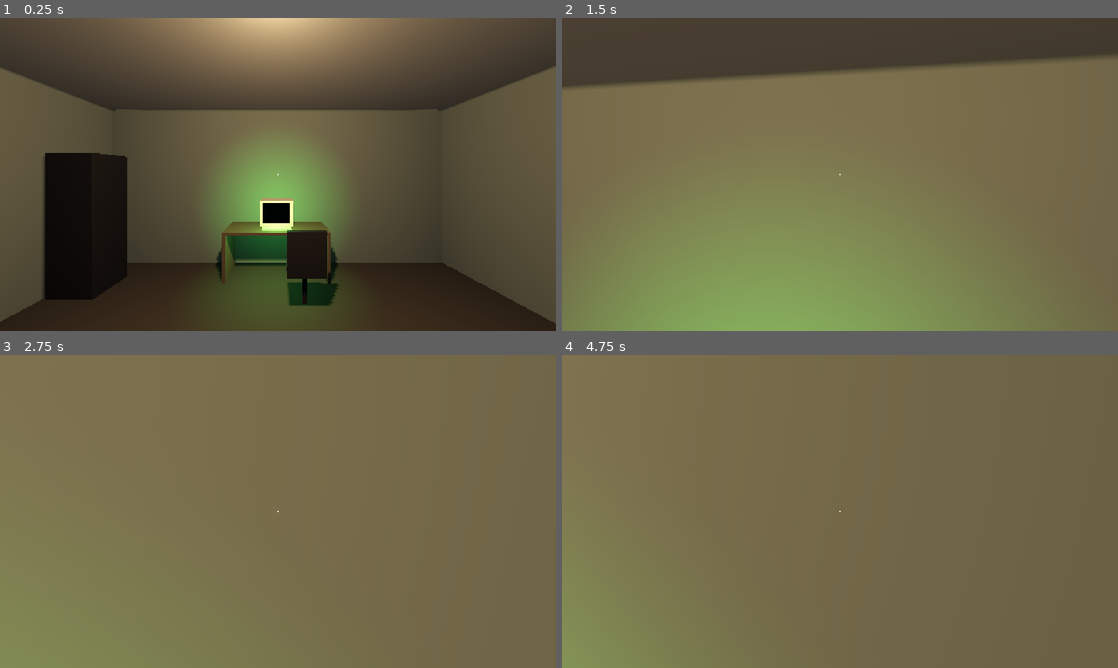
Above: before the commit, frames 1-4 (two rows, left to right).
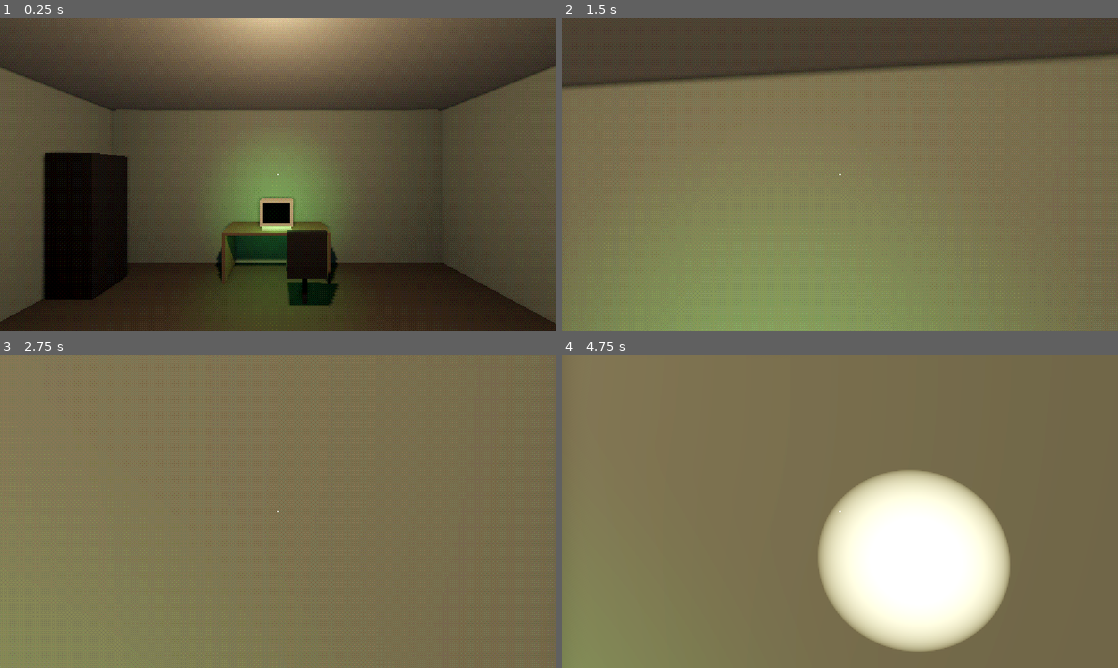
Above: after the commit, the same moments.

Repository: aztigICE/signal-decay
Game: Godot game, scene res://scenes/main.tscn
Same seed, same stepped clock (60 frames per second), same inputs: the game is played once before the commit and once after it. The project has no main scene, so this scene is started directly.
Inputs (mouse positions are in pixels of both pictures, inside the frame that each line leads up to):
- Up to frame 1 (0.25 s): no input
- Up to frame 2 (1.5 s): tap Enter at 0.5 s; move the mouse to (867, 174) at 0.52 s; hold E (interact) 0.53-1.28 s; hold W (move_forward) from 0.53 s (still down); tap Space (jump) at 0.77, 1.07 s; tap Shift (sprint) at 0.8, 1.35 s; move the mouse to (812, 174) at 1.27 s
- Up to frame 3 (2.75 s): keep holding W (move_forward); tap Space (jump) at 1.52, 1.82, 2.3 s; tap F (flashlight, bound only after the commit) at 1.55 s; move the mouse to (289, 505) at 2.02 s; hold F (flashlight, bound only after the commit) from 2.03 s (still down)
- Up to frame 4 (4.75 s): keep holding W (move_forward); move the mouse to (834, 517) at 2.77 s; release F (flashlight, bound only after the commit) at 2.78 s; tap Space (jump) at 2.85, 3.02, 3.32, 3.77, 4.07, 4.52 s; tap E (interact) at 3.05 s; move the mouse to (878, 514) at 3.52 s; hold E (interact) 3.53-4.28 s; tap Shift (sprint) at 3.8, 4.35 s; tap F1 (toggle_postfx, bound only after the commit) at 4.15 s; move the mouse to (795, 508) at 4.27 s; tap F (flashlight, bound only after the commit) at 4.55 s

The runs differ from the first frame. In frame 1, 1.8% of the frame differs, in the area x 7-84%, y 0-98%; in frame 2, 0.2%; in frame 3, less than 0.1%; in frame 4, 16%, in the area x 46-81%, y 36-95%.

Commit message:
Fix terminal input after Enter; add retro post-processing and flashlight
- LineEdit keeps editing after submit, so you can type multiple commands
- PostFX: 4x4 Bayer dither + 16-level posterize (F1 toggles), TAA on
- LCD subpixel shader on the terminal monitor
- Denser fog, bloom, SSAO
- Flashlight on F with a harsh spotlight falloff
- Key bindings moved to scripts/game_input.gd

Diff:
--- a/scenes/main.tscn
+++ b/scenes/main.tscn
@@ -3,6 +3,7 @@
 [ext_resource type="PackedScene" path="res://scenes/player.tscn" id="1_player"]
 [ext_resource type="Script" path="res://scripts/light_switch.gd" id="2_switch"]
 [ext_resource type="PackedScene" path="res://scenes/terminal.tscn" id="3_terminal"]
+[ext_resource type="PackedScene" path="res://scenes/postfx.tscn" id="4_postfx"]
 
 [sub_resource type="Environment" id="Environment_main"]
 background_mode = 1
@@ -11,9 +12,14 @@
 ambient_light_color = Color(0.35, 0.38, 0.45, 1)
 ambient_light_energy = 0.25
 tonemap_mode = 2
+ssao_enabled = true
+glow_enabled = true
+glow_intensity = 0.6
+glow_bloom = 0.08
+glow_hdr_threshold = 0.9
 fog_enabled = true
 fog_light_color = Color(0.04, 0.05, 0.07, 1)
-fog_density = 0.04
+fog_density = 0.075
 
 [sub_resource type="StandardMaterial3D" id="Mat_wall"]
 albedo_color = Color(0.42, 0.45, 0.41, 1)
@@ -175,3 +181,5 @@
 
 [node name="Player" parent="." instance=ExtResource("1_player")]
 transform = Transform3D(1, 0, 0, 0, 1, 0, 0, 0, 1, 0, 0.05, 1.2)
+
+[node name="PostFX" parent="." instance=ExtResource("4_postfx")]
--- a/scenes/player.tscn
+++ b/scenes/player.tscn
@@ -22,6 +22,16 @@
 
 [node name="InteractRay" type="RayCast3D" parent="Head/Camera3D"]
 target_position = Vector3(0, 0, -2.5)
+
+[node name="Flashlight" type="SpotLight3D" parent="Head/Camera3D"]
+transform = Transform3D(1, 0, 0, 0, 1, 0, 0, 0, 1, 0.12, -0.08, 0)
+visible = false
+light_color = Color(1, 0.95, 0.85, 1)
+light_energy = 5.0
+shadow_enabled = true
+spot_range = 18.0
+spot_angle = 24.0
+spot_angle_attenuation = 3.0
 
 [node name="HUD" type="CanvasLayer" parent="."]
 
--- /dev/null
+++ b/scenes/postfx.tscn
@@ -0,0 +1,24 @@
+[gd_scene load_steps=4 format=3]
+
+[ext_resource type="Script" path="res://scripts/postfx.gd" id="1_postfx"]
+[ext_resource type="Shader" path="res://shaders/postfx_dither.gdshader" id="2_dither"]
+
+[sub_resource type="ShaderMaterial" id="Mat_dither"]
+shader = ExtResource("2_dither")
+shader_parameter/color_levels = 16.0
+shader_parameter/dither_strength = 1.0
+shader_parameter/use_8x8 = false
+shader_parameter/pixel_scale = 1.0
+
+[node name="PostFX" type="CanvasLayer"]
+layer = -1
+script = ExtResource("1_postfx")
+
+[node name="Dither" type="ColorRect" parent="."]
+material = SubResource("Mat_dither")
+anchors_preset = 15
+anchor_right = 1.0
+anchor_bottom = 1.0
+grow_horizontal = 2
+grow_vertical = 2
+mouse_filter = 2
--- a/scenes/terminal.tscn
+++ b/scenes/terminal.tscn
@@ -59,6 +59,7 @@
 mesh = SubResource("Mesh_keyboard")
 
 [node name="Monitor" type="MeshInstance3D" parent="."]
+layers = 2
 transform = Transform3D(1, 0, 0, 0, 1, 0, 0, 0, 1, 0, 0.98, -0.1)
 mesh = SubResource("Mesh_monitor")
 
@@ -80,8 +81,9 @@
 [node name="ScreenGlow" type="OmniLight3D" parent="."]
 transform = Transform3D(1, 0, 0, 0, 1, 0, 0, 0, 1, 0, 0.99, 0.35)
 light_color = Color(0.4, 1, 0.5, 1)
-light_energy = 0.5
+light_energy = 0.3
 omni_range = 1.8
+light_cull_mask = 4294967293
 
 [node name="SubViewport" type="SubViewport" parent="."]
 size = Vector2i(800, 600)
--- /dev/null
+++ b/scripts/game_input.gd
@@ -0,0 +1,26 @@
+class_name GameInput
+extends RefCounted
+## Default key bindings, registered at startup.
+## Kept in code for now; can move to Project Settings > Input Map later.
+
+const BINDS: Dictionary = {
+	"move_forward": KEY_W,
+	"move_back": KEY_S,
+	"move_left": KEY_A,
+	"move_right": KEY_D,
+	"jump": KEY_SPACE,
+	"sprint": KEY_SHIFT,
+	"interact": KEY_E,
+	"flashlight": KEY_F,
+	"toggle_postfx": KEY_F1,
+}
+
+
+static func ensure() -> void:
+	for action: String in BINDS:
+		if InputMap.has_action(action):
+			continue
+		InputMap.add_action(action)
+		var ev := InputEventKey.new()
+		ev.physical_keycode = BINDS[action]
+		InputMap.action_add_event(action, ev)
--- a/scripts/player.gd
+++ b/scripts/player.gd
@@ -18,6 +18,7 @@
 @onready var ray: RayCast3D = $Head/Camera3D/InteractRay
 @onready var prompt: Label = $HUD/Prompt
 @onready var crosshair: ColorRect = $HUD/Crosshair
+@onready var flashlight: SpotLight3D = $Head/Camera3D/Flashlight
 
 var gravity: float = ProjectSettings.get_setting("physics/3d/default_gravity")
 var _focused: Node = null
@@ -27,7 +28,7 @@
 
 
 func _ready() -> void:
-	_setup_input()
+	GameInput.ensure()
 	Input.mouse_mode = Input.MOUSE_MODE_CAPTURED
 	ray.target_position = Vector3(0, 0, -interact_distance)
 	ray.add_exception(self)
@@ -45,6 +46,8 @@
 		Input.mouse_mode = Input.MOUSE_MODE_VISIBLE
 	elif event is InputEventMouseButton and event.pressed and Input.mouse_mode != Input.MOUSE_MODE_CAPTURED:
 		Input.mouse_mode = Input.MOUSE_MODE_CAPTURED
+	elif event.is_action_pressed("flashlight"):
+		flashlight.visible = not flashlight.visible
 	elif event.is_action_pressed("interact") and _focused != null:
 		_focused.interact(self)
 
@@ -90,26 +93,6 @@
 	prompt.text = "[E] " + _focused.get_prompt() if _focused != null else ""
 
 
-func _setup_input() -> void:
-	# Default key bindings. Kept in code for now; can move to Project Settings > Input Map later.
-	var binds: Dictionary = {
-		"move_forward": KEY_W,
-		"move_back": KEY_S,
-		"move_left": KEY_A,
-		"move_right": KEY_D,
-		"jump": KEY_SPACE,
-		"sprint": KEY_SHIFT,
-		"interact": KEY_E,
-	}
-	for action: String in binds:
-		if InputMap.has_action(action):
-			continue
-		InputMap.add_action(action)
-		var ev := InputEventKey.new()
-		ev.physical_keycode = binds[action]
-		InputMap.action_add_event(action, ev)
-
-
 # --- seating (terminal, chairs) -------------------------------------------
 
 func enter_seat(anchor: Node3D) -> void:
--- /dev/null
+++ b/scripts/postfx.gd
@@ -0,0 +1,17 @@
+extends CanvasLayer
+## Retro post-processing: Bayer dither + 16-level posterize over the 3D view.
+## Also turns on TAA for the soft motion ghosting. F1 toggles the filter.
+
+@export var enable_taa: bool = true
+
+@onready var dither: ColorRect = $Dither
+
+
+func _ready() -> void:
+	GameInput.ensure()
+	get_viewport().use_taa = enable_taa
+
+
+func _unhandled_input(event: InputEvent) -> void:
+	if event.is_action_pressed("toggle_postfx"):
+		dither.visible = not dither.visible
--- a/scripts/terminal.gd
+++ b/scripts/terminal.gd
@@ -12,9 +12,9 @@
 
 func _ready() -> void:
 	prompt_text = "Use terminal"
-	var mat := StandardMaterial3D.new()
-	mat.shading_mode = BaseMaterial3D.SHADING_MODE_UNSHADED
-	mat.albedo_texture = sub_viewport.get_texture()
+	var mat := ShaderMaterial.new()
+	mat.shader = preload("res://shaders/lcd_screen.gdshader")
+	mat.set_shader_parameter("screen_tex", sub_viewport.get_texture())
 	screen.material_override = mat
 	ui.exit_requested.connect(_stand_up)
 	set_process_input(false)
--- /dev/null
+++ b/shaders/lcd_screen.gdshader
@@ -0,0 +1,21 @@
+shader_type spatial;
+render_mode unshaded;
+// Diegetic monitor: shows a SubViewport through an RGB subpixel (LCD) mask.
+// The mask fades out at a distance to avoid moire.
+
+uniform sampler2D screen_tex : source_color, filter_linear;
+uniform vec2 pixel_grid = vec2(160.0, 120.0);   // LCD pixels across / down
+uniform float mask_strength : hint_range(0.0, 1.0) = 0.85;
+uniform float brightness = 1.3;
+
+void fragment() {
+	vec3 col = texture(screen_tex, UV).rgb;
+	vec2 g = UV * pixel_grid;
+	vec2 cell = fract(g);
+	float sub = floor(cell.x * 3.0);
+	vec3 stripe = vec3(float(sub == 0.0), float(sub == 1.0), float(sub == 2.0));
+	float row_gap = smoothstep(0.8, 0.95, cell.y);
+	float k = mask_strength * (1.0 - smoothstep(0.6, 1.5, fwidth(g.x * 3.0)));
+	vec3 mask = mix(vec3(1.0), stripe * 2.4 + 0.12, k) * (1.0 - 0.45 * row_gap * k);
+	ALBEDO = col * mask * brightness;
+}
--- /dev/null
+++ b/shaders/postfx_dither.gdshader
@@ -0,0 +1,38 @@
+shader_type canvas_item;
+// Full-screen retro filter: ordered Bayer dithering + per-channel posterization.
+
+uniform sampler2D screen_tex : hint_screen_texture, filter_nearest;
+uniform float color_levels = 16.0;       // levels per channel (16 = 4-bit)
+uniform float dither_strength : hint_range(0.0, 2.0) = 1.0;
+uniform bool use_8x8 = false;            // false = 4x4 matrix, true = 8x8
+uniform float pixel_scale : hint_range(1.0, 4.0) = 1.0; // dither cell size in screen pixels
+
+const float BAYER4[16] = float[16](
+	0.0, 8.0, 2.0, 10.0,
+	12.0, 4.0, 14.0, 6.0,
+	3.0, 11.0, 1.0, 9.0,
+	15.0, 7.0, 13.0, 5.0);
+
+const float BAYER8[64] = float[64](
+	0.0, 32.0, 8.0, 40.0, 2.0, 34.0, 10.0, 42.0,
+	48.0, 16.0, 56.0, 24.0, 50.0, 18.0, 58.0, 26.0,
+	12.0, 44.0, 4.0, 36.0, 14.0, 46.0, 6.0, 38.0,
+	60.0, 28.0, 52.0, 20.0, 62.0, 30.0, 54.0, 22.0,
+	3.0, 35.0, 11.0, 43.0, 1.0, 33.0, 9.0, 41.0,
+	51.0, 19.0, 59.0, 27.0, 49.0, 17.0, 57.0, 25.0,
+	15.0, 47.0, 7.0, 39.0, 13.0, 45.0, 5.0, 37.0,
+	63.0, 31.0, 55.0, 23.0, 61.0, 29.0, 53.0, 21.0);
+
+void fragment() {
+	vec3 col = texture(screen_tex, SCREEN_UV).rgb;
+	ivec2 p = ivec2(floor(FRAGCOORD.xy / pixel_scale));
+	float threshold;
+	if (use_8x8) {
+		threshold = (BAYER8[(p.y % 8) * 8 + (p.x % 8)] + 0.5) / 64.0;
+	} else {
+		threshold = (BAYER4[(p.y % 4) * 4 + (p.x % 4)] + 0.5) / 16.0;
+	}
+	float steps = max(color_levels - 1.0, 1.0);
+	vec3 q = floor(col * steps + 0.5 + (threshold - 0.5) * dither_strength) / steps;
+	COLOR = vec4(clamp(q, 0.0, 1.0), 1.0);
+}
--- a/ui/crt.gdshader
+++ b/ui/crt.gdshader
@@ -2,8 +2,8 @@
 // Cheap CRT look for the terminal screen: scanlines + dark corners.
 
 uniform float line_count = 300.0;
-uniform float scanline_strength = 0.22;
-uniform float vignette_strength = 0.65;
+uniform float scanline_strength = 0.0;
+uniform float vignette_strength = 0.35;
 
 void fragment() {
 	float s = 0.5 + 0.5 * sin(UV.y * line_count * 3.14159);
--- a/ui/terminal_ui.gd
+++ b/ui/terminal_ui.gd
@@ -24,6 +24,7 @@
 	_apply_style()
 	output.clear()
 	input.editable = false
+	input.keep_editing_on_text_submit = true
 	input.text_submitted.connect(_on_submitted)
 	input.gui_input.connect(_on_input_gui)
 
@@ -143,6 +144,7 @@
 	_busy = false
 	input.editable = true
 	input.grab_focus()
+	input.edit()
 
 
 func _print(text: String) -> void:
